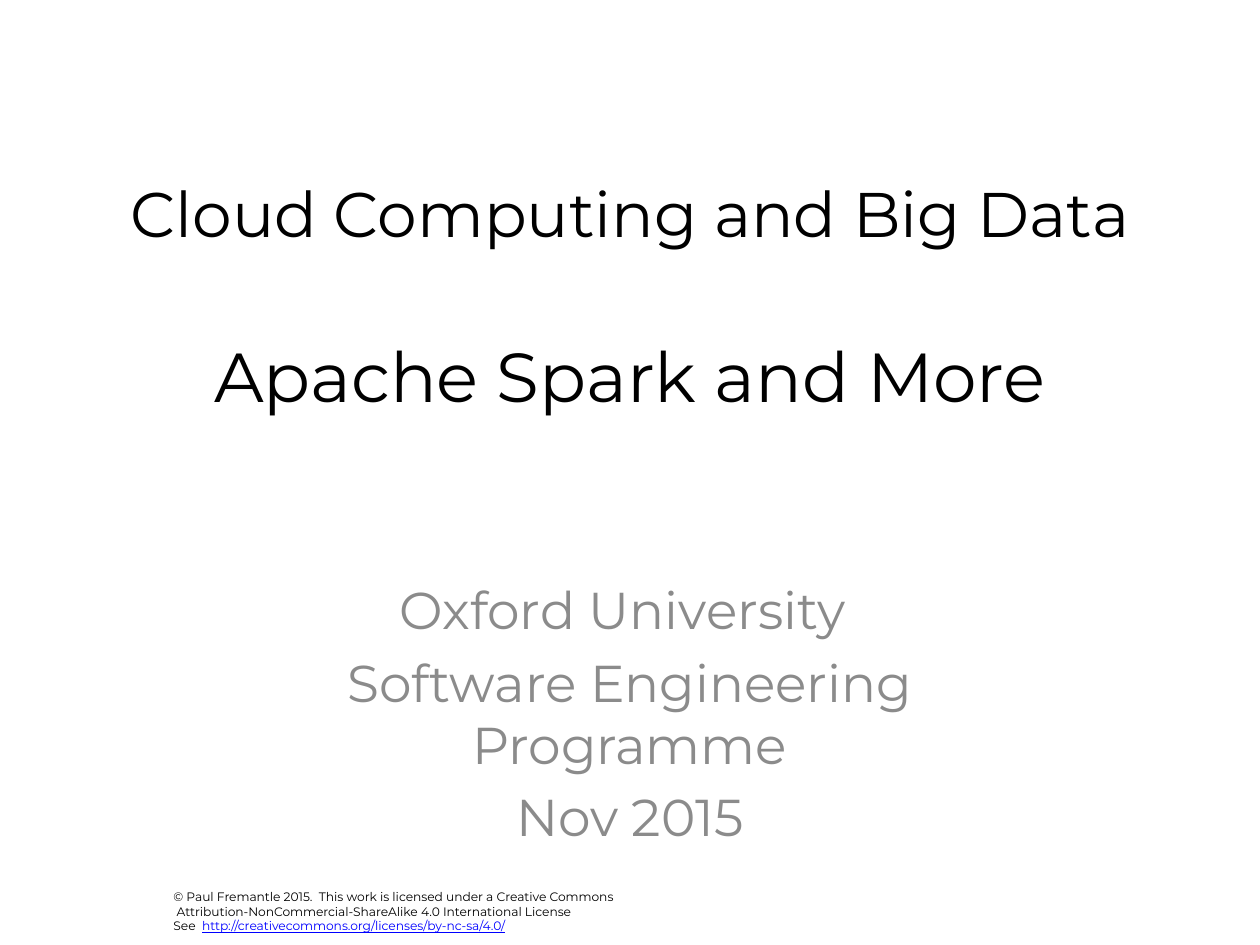
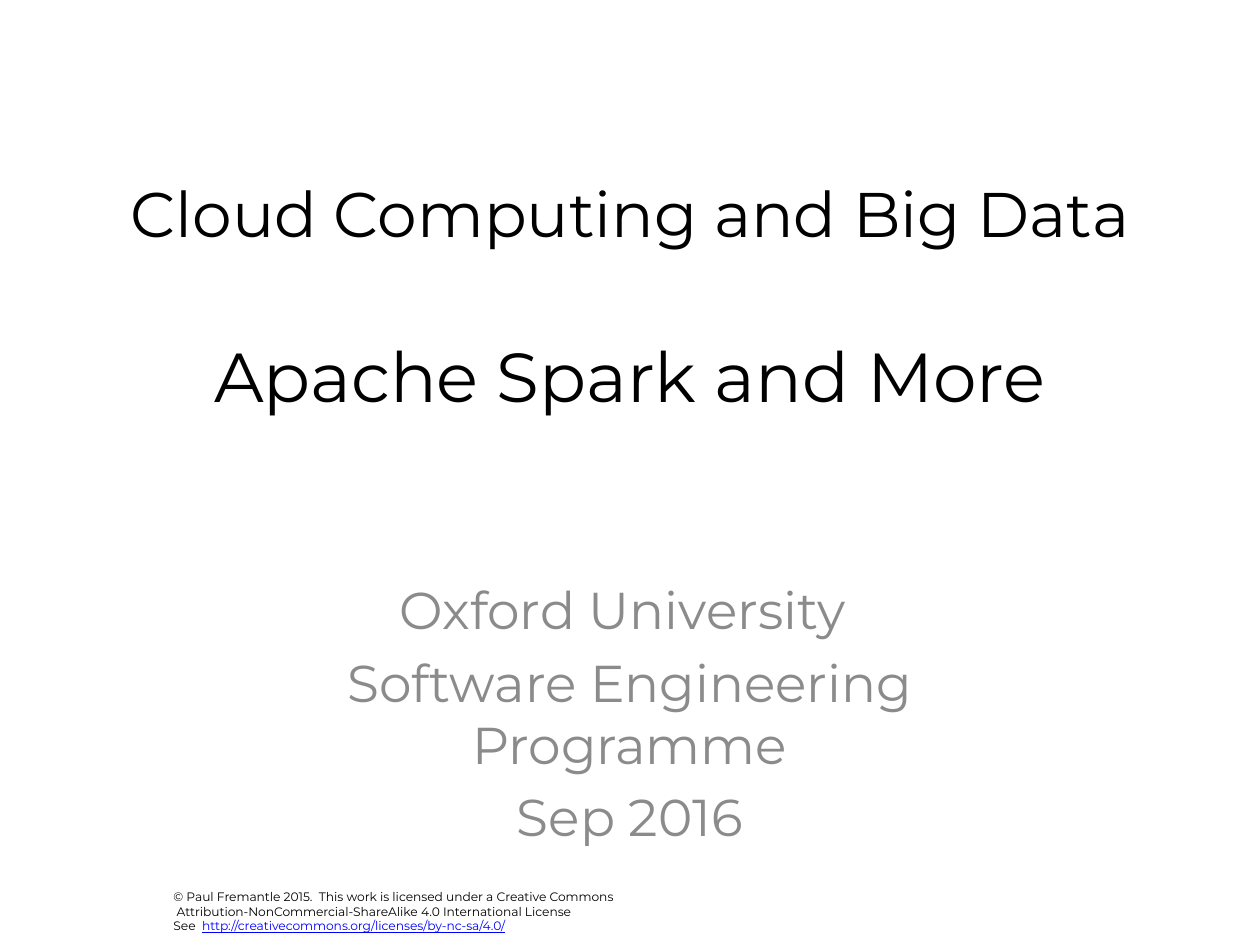
Before and after one commit to pzfreo/ox-clo, a slide deck: slide 1 of pres-source/07-spark-and-adjuncts.pptx. Drawn at 1260x945 pixels with LibreOffice and Linux fonts; fonts in the diff are those of the drawing; background and template pictures are left out. Boxes give left, top, right and bottom in pixels: in the first picture for what was removed or moved away, otherwise in the second. Text is boxed around its words. In the diff, an @@ line names an element or a change of style, - is before the commit and + after.

```diff
--- a/pres-source/07-spark-and-adjuncts.pptx
+++ b/pres-source/07-spark-and-adjuncts.pptx
@@ subtitle at [517,799,743,846]: text changed @@
-Nov 2015
+Sep 2016
```
Also in this commit, not shown: 1 other slide changed, 7 slides added, 26 other files.
